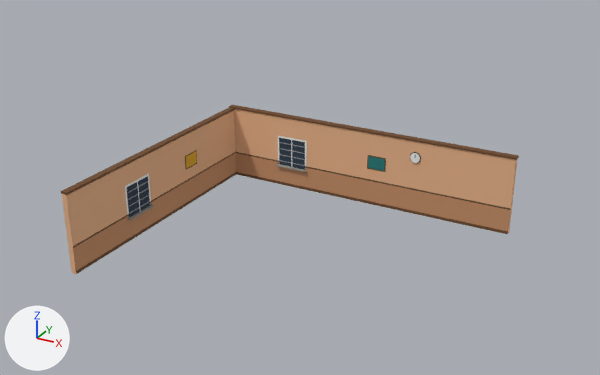
Two versions of the glTF model apps/client/public/assets/places/family-house-parlour/bld_room_parlour.glb, one commit apart.
The view is the same before and after, from a 50 mm lens placed at (12.58, -23.01, 14.05), pointed at (-0.3, 0.41, 2.34). Lighting does not change. The marker at lower left points along +X, +Y and +Z. The first picture is the older version. Vertices at exactly the same position are counted once.

Names of what the first picture shows: 'body'.
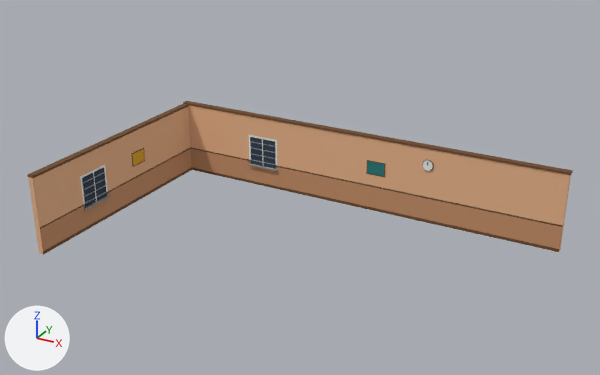
What the commit changed:
me_body is used by ob_body; parent ob_bld_room_parlour; location (-0.1, 0.115, 1.54); scale (6.13, 6.13, 6.13).
me_body had 195 vertices, 202 faces and spanned x -1.0..1.0, y -0.83..0.83, z -0.25..0.25.
me_body now has 195 vertices, 202 faces and spans x -1.0..1.0, y -0.57..0.57, z -0.19..0.19.
me_body part 1: the loose piece of 15 vertices spanning x -1.0..1.0, y -0.83..0.83, z -0.25..0.24 is scaled about its middle by (1, 0.679, 0.754).
me_body part 2: the loose piece of 8 vertices spanning x -1.0..1.0, y 0.79..0.83, z 0.24..0.25 is moved by (0.0, -0.26, -0.06).
me_body part 3: the loose piece of 8 vertices spanning x -1.0..-0.96, y -0.83..0.8, z 0.23..0.24 is scaled about its middle by (0.754, 0.679, 0.752), then moved by (-0.01, 0.0, -0.06).
me_body part 4: the loose piece of 4 vertices spanning x -0.96..1.0, y 0.8, z -0.09..-0.08 is moved by (0.0, -0.26, 0.02).
me_body part 5: the loose piece of 4 vertices spanning x -0.96..1.0, y 0.8, z -0.25..-0.23 is moved by (0.0, -0.26, 0.06).
me_body part 6: the loose piece of 6 vertices spanning x -0.62..-0.39, y 0.78..0.8, z -0.11..-0.1 is scaled about its middle by 0.754, then moved by (-0.01, -0.26, 0.03).
me_body part 7: the loose piece of 26 vertices spanning x 0.34..0.41, y 0.79, z 0.1..0.16 is moved by (-0.01, -0.26, -0.03).
me_body part 8: the loose piece of 6 vertices spanning x -0.96..-0.94, y -0.38..-0.15, z -0.11..-0.1 is scaled about its middle by 0.754, then moved by (-0.01, 0.05, 0.03).
me_body part 9: 80 of 195 vertices moved; they spanned x -0.96..1.0, y -0.83..0.8, z -0.25..0.1 and now span x -0.97..1.0, y -0.57..0.54, z -0.19..0.08; mean shift (-0.01, -0.1, 0.01); largest move (-0.96, -0.83, -0.25) -> (-0.97, -0.57, -0.19).
Part 10, on me_body:
Vertex 77 of me_body moves from (0.05, 0.79, 0.09) at pixel (367, 154) to (0.06, 0.54, 0.07) at pixel (366, 159).
Vertex 78 of me_body moves from (0.05, 0.79, 0.0) at pixel (367, 168) to (0.06, 0.54, 0.0) at pixel (366, 173).
Vertex 79 of me_body moves from (0.18, 0.79, 0.09) at pixel (385, 158) to (0.16, 0.54, 0.07) at pixel (385, 163).
Vertex 80 of me_body moves from (0.18, 0.79, 0.0) at pixel (385, 172) to (0.16, 0.54, 0.0) at pixel (384, 177).
Vertex 81 of me_body moves from (0.06, 0.79, 0.08) at pixel (368, 156) to (0.07, 0.54, 0.06) at pixel (367, 161).
Vertex 82 of me_body moves from (0.06, 0.79, 0.0) at pixel (367, 167) to (0.07, 0.54, 0.0) at pixel (367, 173).
Vertex 83 of me_body moves from (0.17, 0.79, 0.08) at pixel (384, 159) to (0.15, 0.54, 0.06) at pixel (384, 164).
Vertex 84 of me_body moves from (0.17, 0.79, 0.0) at pixel (384, 171) to (0.15, 0.54, 0.0) at pixel (383, 176).
Other edits to the shape of me_body do not show in these pictures.
Object 'body' (ob_body) is rescaled from (6.13, 6.13, 6.13) to (8.13, 8.13, 8.13).

Changed parts and their boxes [x1, y1, x2, y2] in the pictures (600 x 375 px; the box of a moved part takes in the faces that stretch with it):
'body', reshaped, rescaled (19% wider, 9% shorter): before [61, 105, 519, 274]; after [27, 101, 573, 255]
part 1 of me_body, moved or reshaped: before [62, 109, 517, 274]; after [28, 105, 571, 254]
part 2 of me_body, moved or reshaped: before [229, 105, 519, 160]; after [183, 101, 573, 175]
part 3 of me_body, moved or reshaped: before [61, 107, 235, 195]; after [27, 104, 189, 178]
part 4 of me_body, moved or reshaped: before [235, 152, 511, 210]; after [191, 148, 563, 227]
part 5 of me_body, moved or reshaped: before [236, 172, 508, 234]; after [192, 167, 559, 252]
part 6 of me_body, moved or reshaped: before [276, 164, 306, 172]; after [248, 163, 277, 171]
part 7 of me_body, moved or reshaped: before [410, 153, 420, 163]; after [423, 161, 433, 171]
part 8 of me_body, moved or reshaped: before [128, 205, 154, 221]; after [84, 195, 111, 210]
part 9 of me_body, moved or reshaped: before [73, 136, 510, 274]; after [40, 135, 563, 255]
part 10 of me_body, moved or reshaped: before [367, 155, 386, 172]; after [366, 160, 385, 177]
